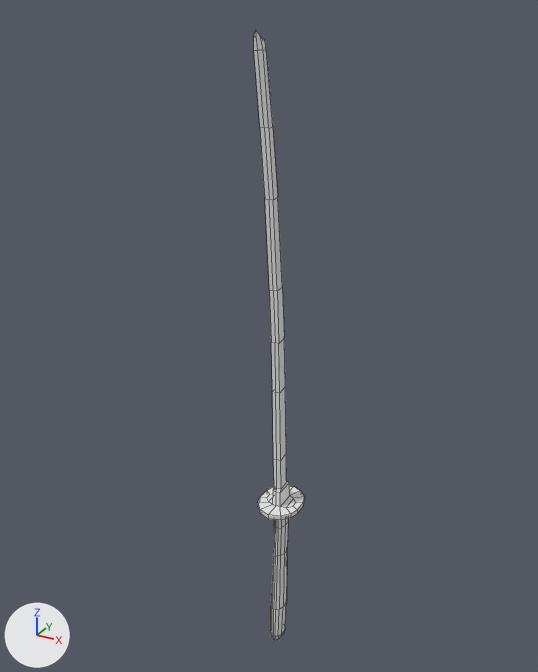
Two versions of the Blender file Katana.blend, one commit apart.
One viewpoint serves both versions: a 50 mm camera at (0.51, -0.975, 0.804) aimed at (-0.01, -0.03, 0.332). Every picture has the same lights, and +X, +Y and +Z are marked at lower left. Mesh edges are drawn as thin lines.

The scene before the commit, as lines of its bpy script (objects in view):
```python
me_plane = bpy.data.meshes.new('Plane')
me_plane.from_pydata(...)  # 112 vertices, 92 faces; spans x -3.06..7.79, y -2.76..1.51, z -0.04..0.0
ob_plane = bpy.data.objects.new('Plane', me_plane)
ob_plane.location = (0.0, 0.0, 0.0)
ob_plane.rotation_euler = (0.0, -1.571, 0.0)  # degrees (0, -90, 0)
ob_plane.scale = (0.1, 0.03, 1.0)
_m = ob_plane.modifiers.new('Mirror', 'MIRROR')
_m.use_axis = (False, False, True)
_m.use_clip = True
```
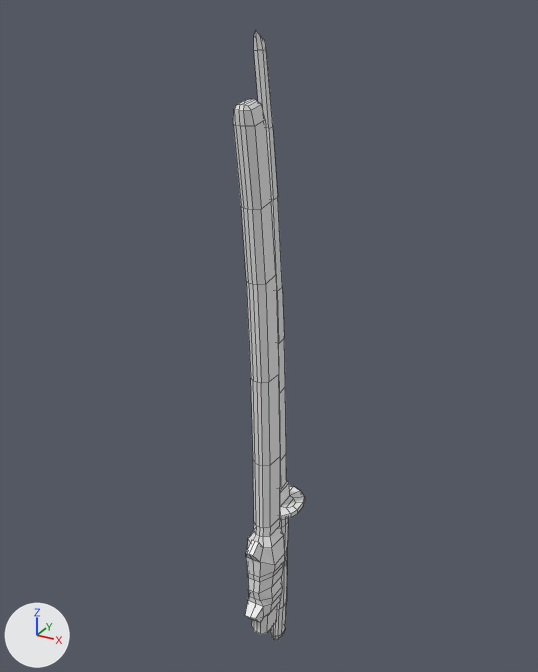
Where the newer file only moved an object's origin or applied its transform, the numbers keep the older frame.

Pixel boxes [x1, y1, x2, y2] of what changed, in the pictures (538 x 672 px):
```json
{"object": "Cube", "change": "added", "after": [233, 99, 285, 634]}
```

Edits to the scene script, one JSON object a line:
```json
{"op": "add", "block": "me_cube", "code": ["me_cube = bpy.data.meshes.new('Cube')", "me_cube.from_pydata(...)  # 202 vertices, 220 faces; spans x 0.004..0.057, y -0.178..-0.086, z -0.169..0.703"]}
{"op": "add", "block": "ob_cube", "code": ["ob_cube = bpy.data.objects.new('Cube', me_cube)", "ob_cube.location = (0.0, 0.0, 0.0)"]}
```
